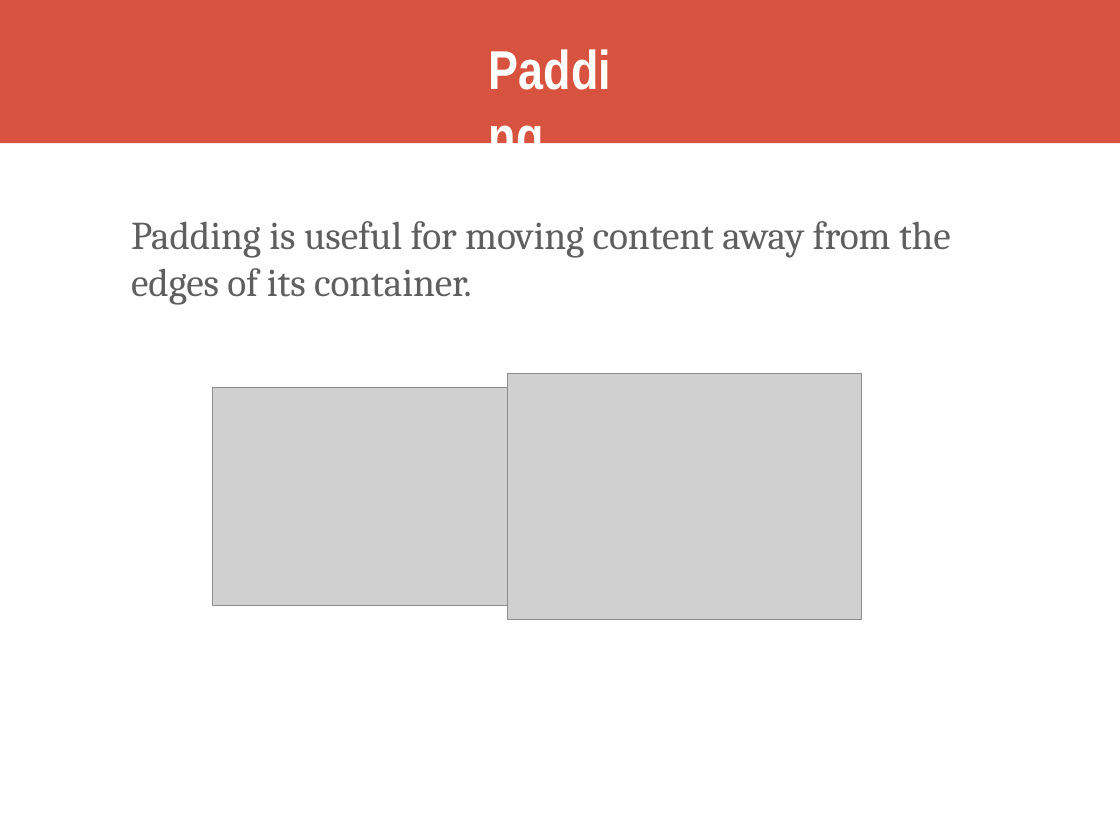
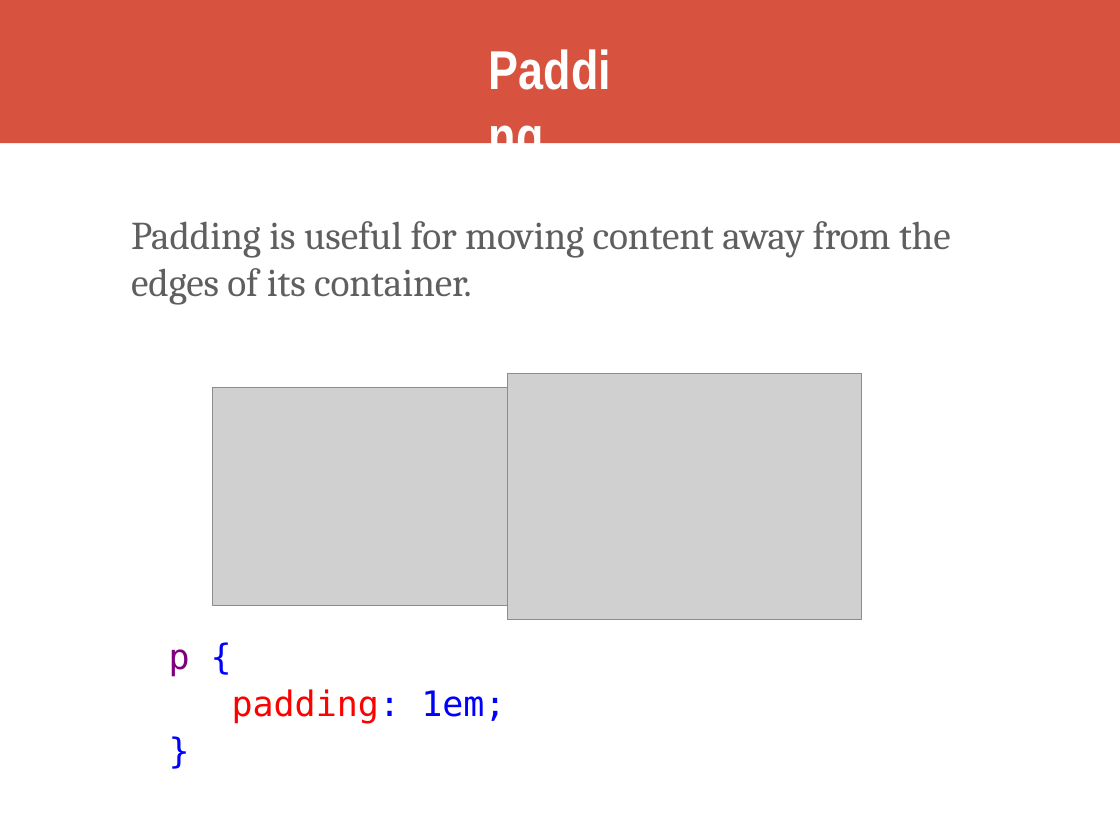
Before and after one commit to kweeket/kweeket.github.io, a slide deck: slide 24 of slides/week-3.pptx (slide 20 before the commit). Drawn at 1120x840 pixels with LibreOffice and Linux fonts; fonts in the diff are those of the drawing; grey boxes stand for pictures. Boxes give left, top, right and bottom in pixels: in the first picture for what was removed or moved away, otherwise in the second. Text is boxed around its words. In the diff, an @@ line names an element or a change of style, - is before the commit and + after.

```diff
--- a/slides/week-3.pptx
+++ b/slides/week-3.pptx
@@ text added at box(169, 649, 505, 724), 32 pt, text #0000FF @@
+p {
+padding: 1em;
+}
```
Also in this commit, not shown: 6 slides added, 7 slides removed, 2 other files.
